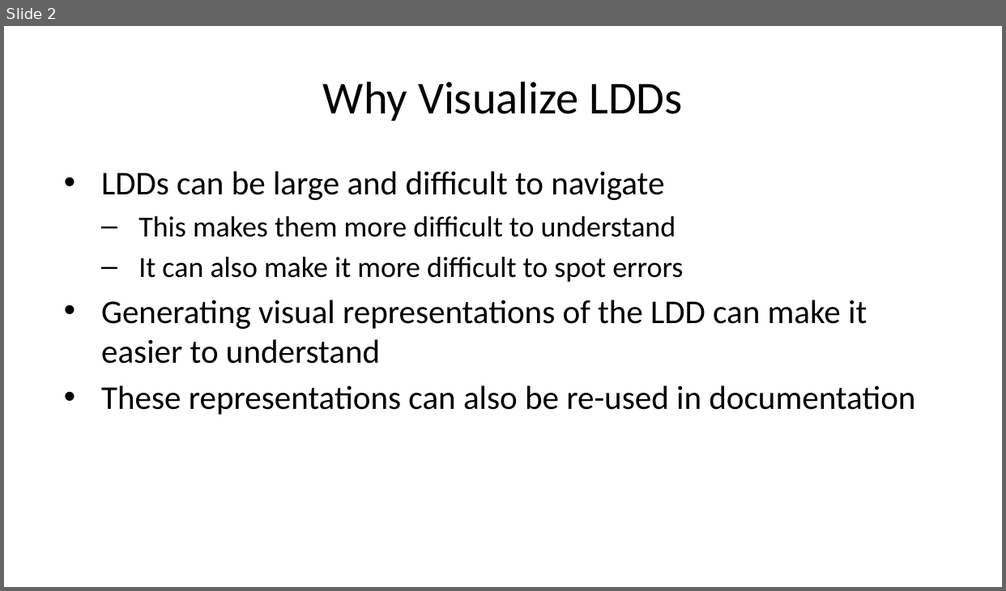
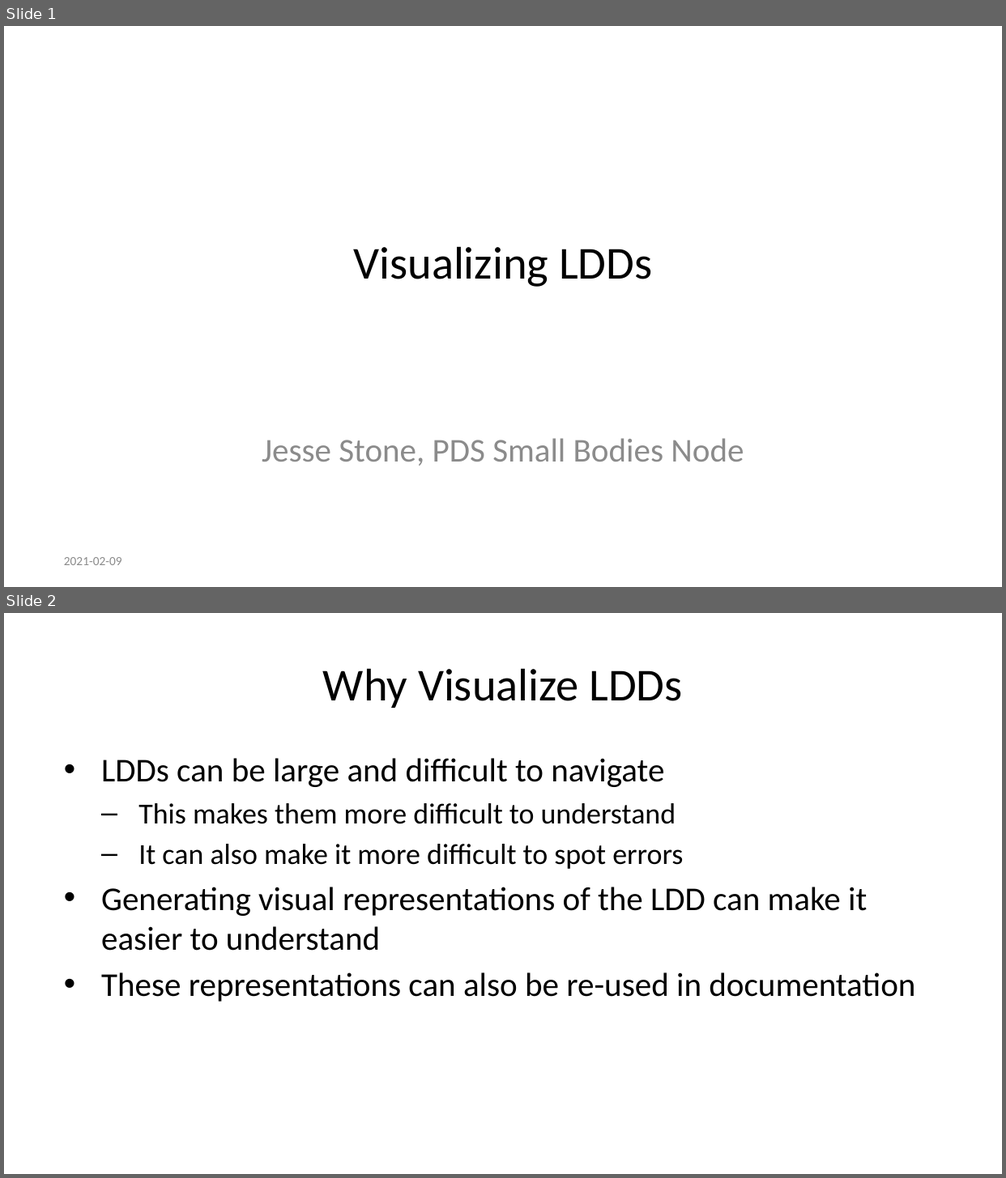
Before and after one commit to sbn-psi/dmsp, a slide deck: VisualizingLDDs/Visualizing LDDs.pptx. Shown one above the other, each under a label of ours: slide 2 before the commit, slides 1 and 2 after it. The pictures are 1006x591 and 1006x1178 pixels, drawn with LibreOffice and Linux fonts; fonts in the diff are those of the drawing. Boxes give left, top, right and bottom in pixels: in the first picture for what was removed or moved away, otherwise in the second. Text is boxed around its words. In the diff, an @@ line names an element or a change of style, - is before the commit and + after.

```diff
--- a/VisualizingLDDs/Visualizing LDDs.pptx
+++ b/VisualizingLDDs/Visualizing LDDs.pptx
@@ slide 1 added at (4,26,1002,587), background #FFFFFF @@
@@ title added at (353,246,652,287), 33 pt, text #000000 @@
+Visualizing LDDs
@@ subtitle added at (262,438,744,466), 24 pt, text #8C8C8C @@
+Jesse Stone, PDS Small Bodies Node
@@ text added at (64,557,122,565), 9 pt, text #8C8C8C @@
+2021-02-09
```
Also in this commit, not shown: 1 slide removed, 1 other file.
